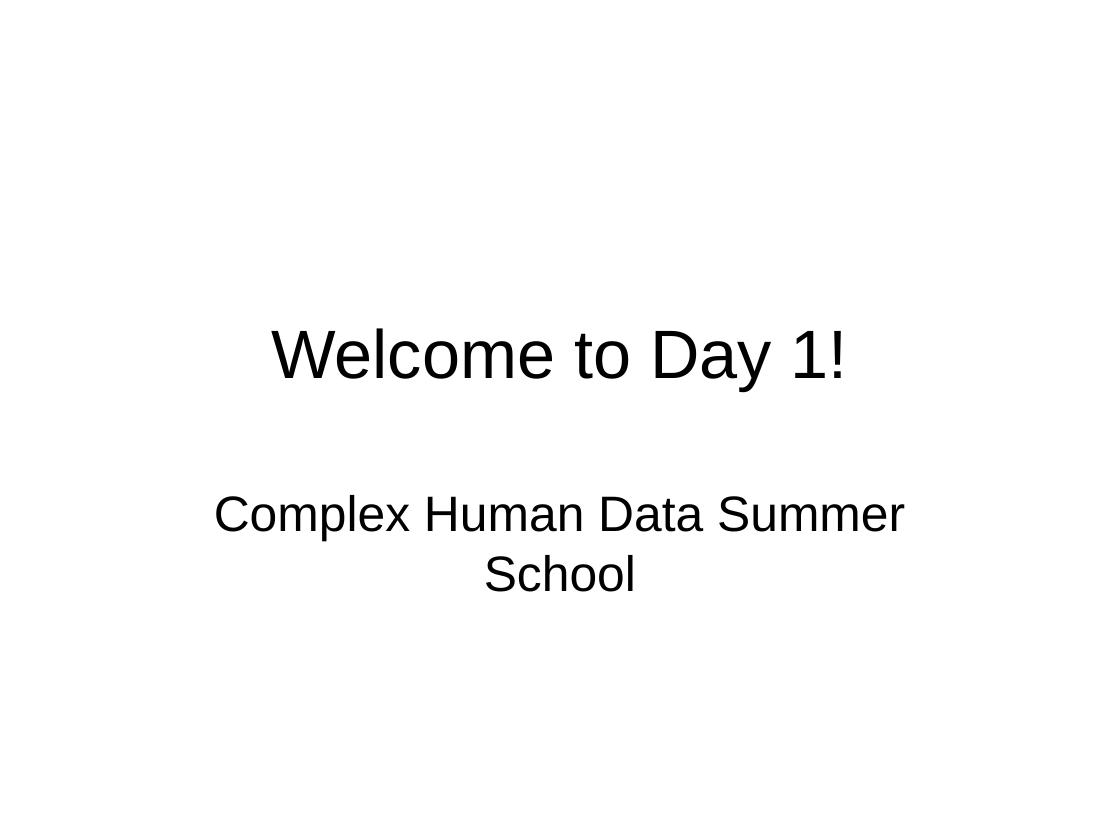
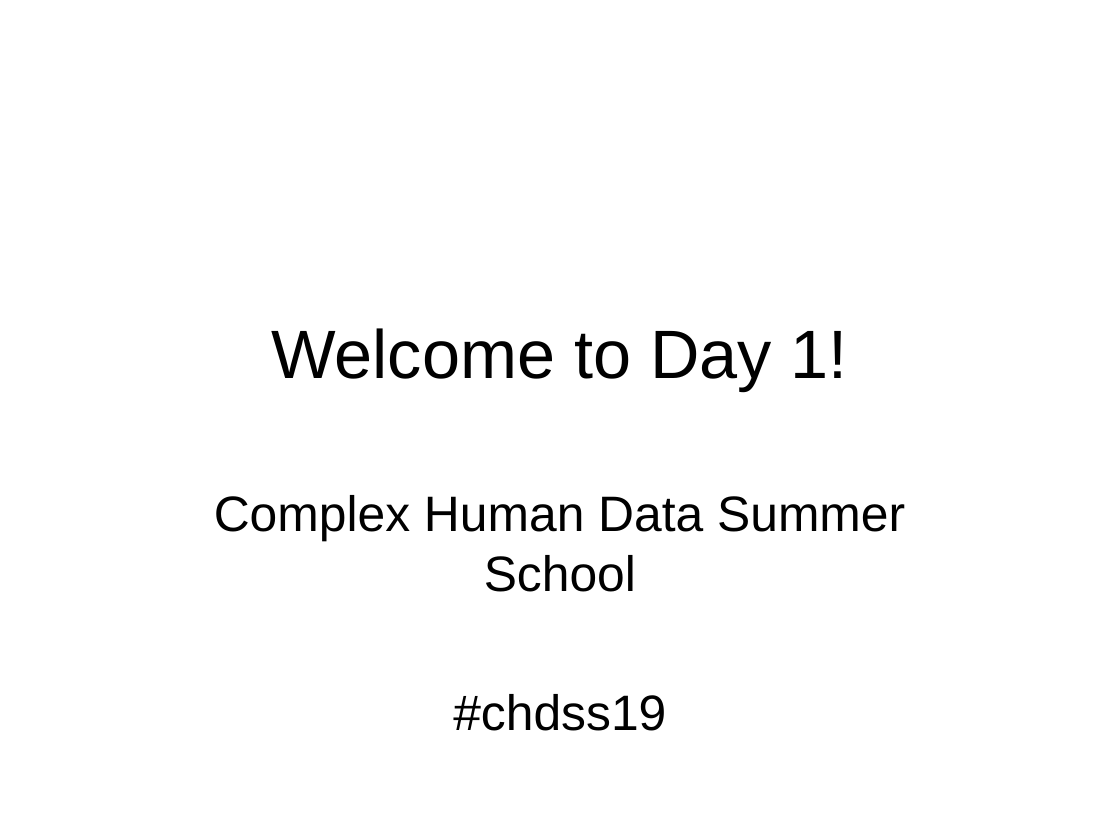
Before and after one commit to cskemp/chdss2019_content, a slide deck: slide 1 of day1/slides/git.pptx. Drawn at 1120x840 pixels with LibreOffice and Linux fonts; fonts in the diff are those of the drawing. Boxes give left, top, right and bottom in pixels: in the first picture for what was removed or moved away, otherwise in the second. Text is boxed around its words. In the diff, an @@ line names an element or a change of style, - is before the commit and + after.

```diff
--- a/day1/slides/git.pptx
+++ b/day1/slides/git.pptx
@@ subtitle at <box>453,694,666,731</box>: paragraph added @@
+#chdss19
```
Also in this commit, not shown: 1 other slide changed, 4 other files.
